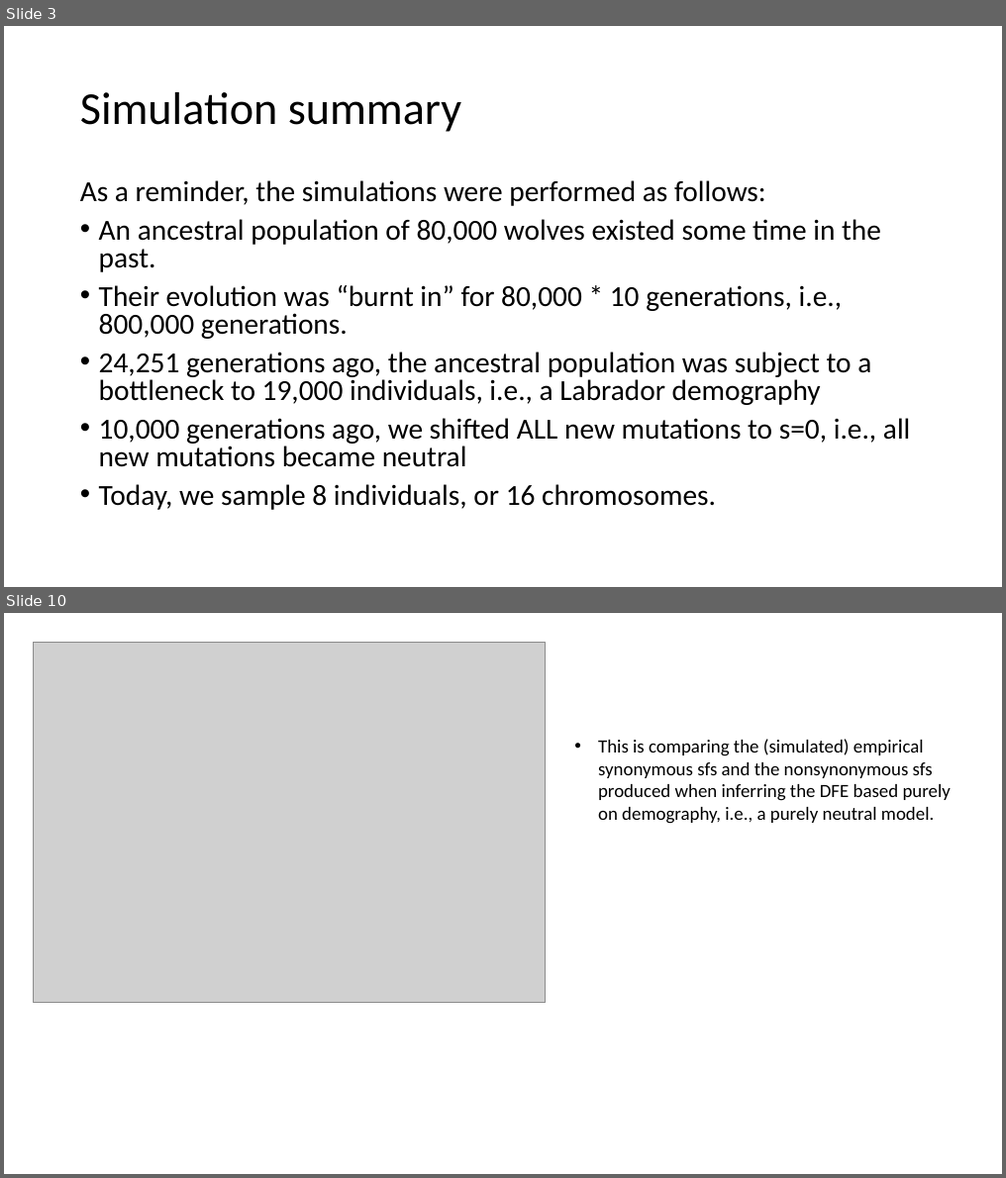
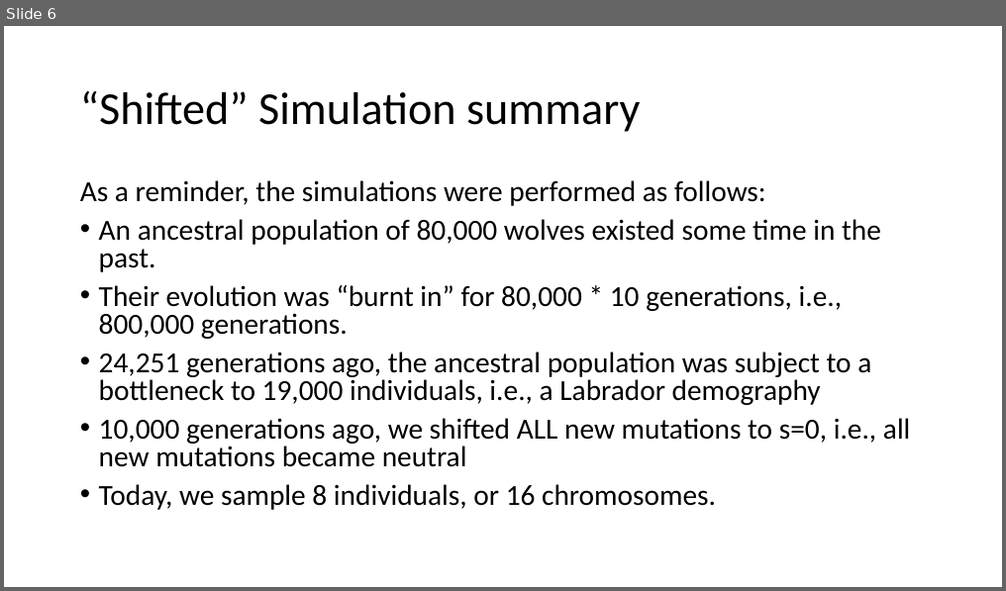
Before and after one commit to jon-mah/lohmueller_lab, a slide deck: 20200714/2020_07_28_dog_dfe_meeting.pptx. Shown one above the other, each under a label of ours: slides 3 and 10 before the commit, slide 6 after it; the slides between them are not shown. The pictures are 1006x1178 and 1006x591 pixels, drawn with LibreOffice and Linux fonts; fonts in the diff are those of the drawing; grey boxes stand for pictures. Boxes give left, top, right and bottom in pixels: in the first picture for what was removed or moved away, otherwise in the second. Text is boxed around its words. In the diff, an @@ line names an element or a change of style, - is before the commit and + after.

Commit message:
AW_time_neutral_shift simulations.

```diff
--- a/20200714/2020_07_28_dog_dfe_meeting.pptx
+++ b/20200714/2020_07_28_dog_dfe_meeting.pptx
@@ slide 10 removed at (x1=4, y1=613, x2=1002, y2=1174), background #FFFFFF @@
@@ picture removed at (x1=33, y1=642, x2=546, y2=1002) @@
@@ text removed at (x1=598, y1=739, x2=950, y2=824) @@
-• This is comparing the (simulated) empirical synonymous sfs and the nonsynonymous sfs produced when inferring the DFE based purely on demography, i.e., a purely neutral model.
@@ what was slide 3 is now slide 6 @@
@@ slide 6 changed as well @@
@@ title at (x1=80, y1=91, x2=640, y2=132): text changed @@
-Simulation summary
+“Shifted” Simulation summary
```
Also in this commit, not shown: 2 other slides changed, 7 slides added, 19 other slides removed, 16 other files.
